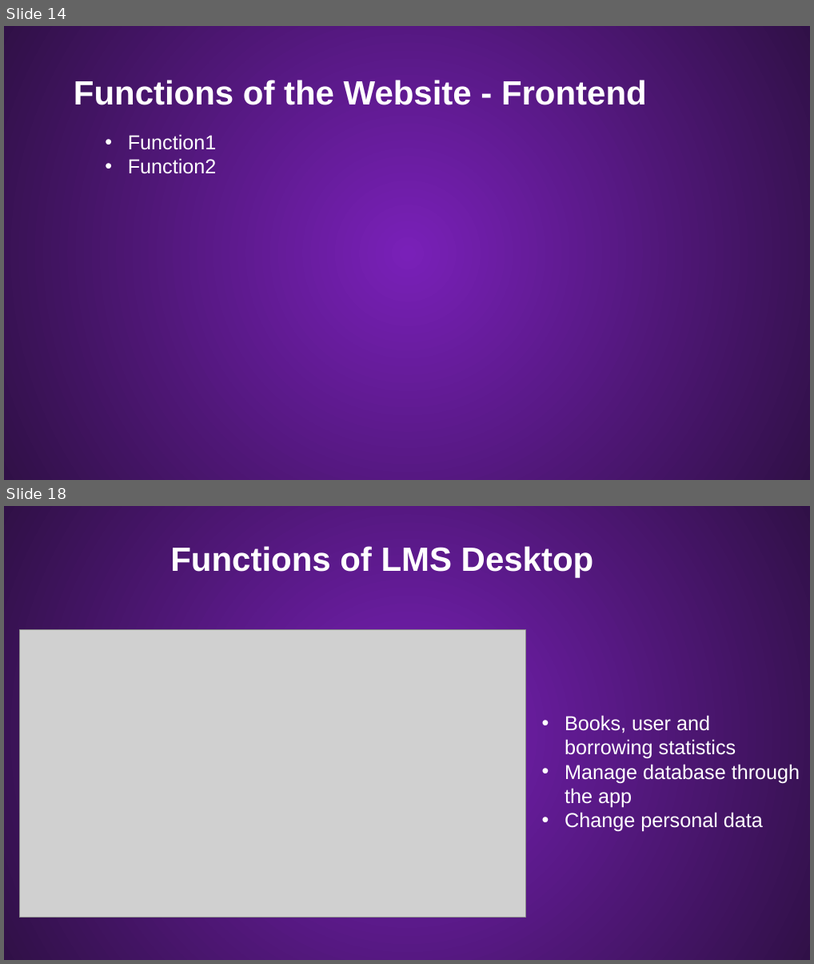
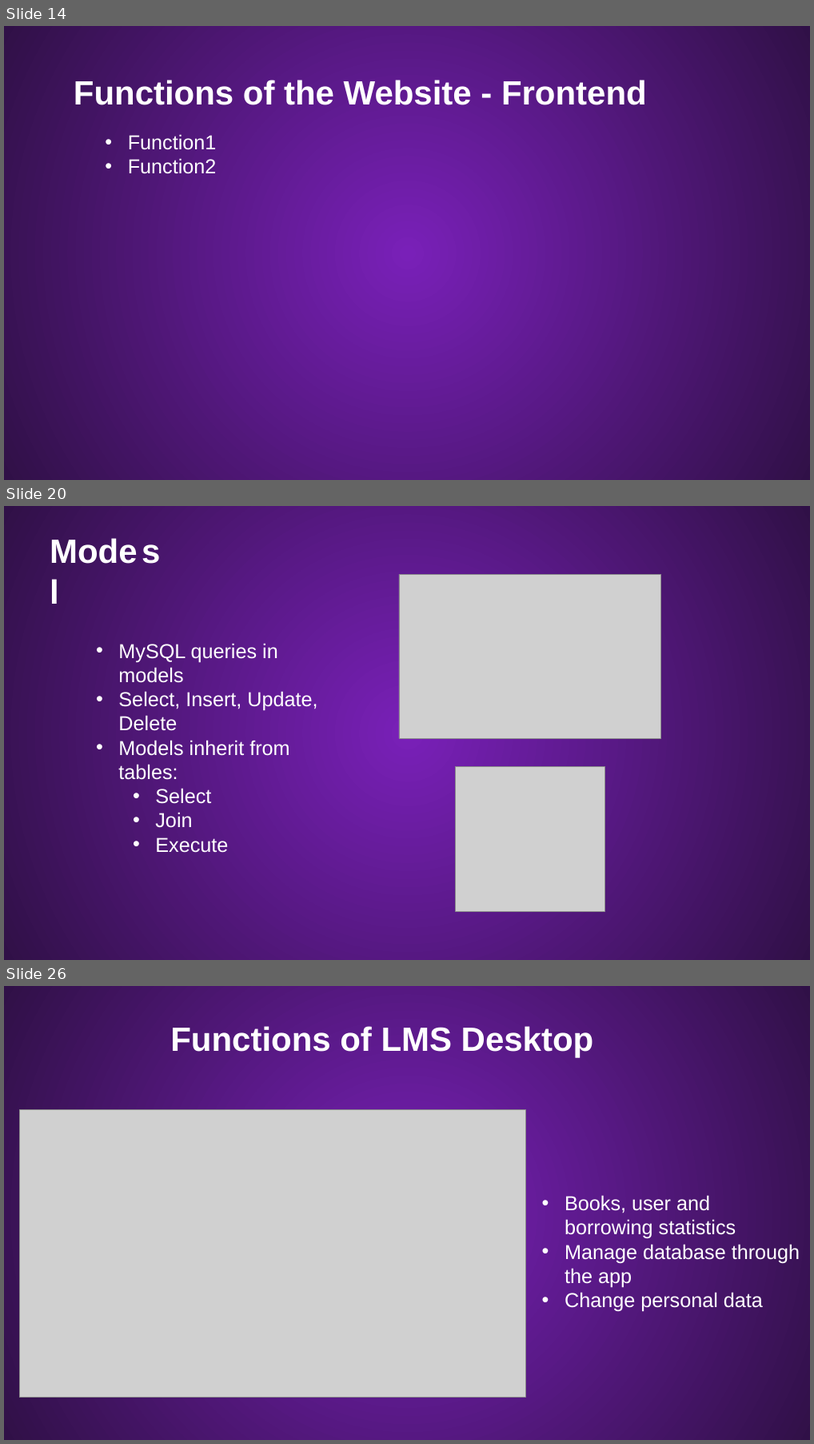
Before and after one commit to Palacsinta002/LMS, a slide deck: Presentation/LMS Presentation.pptx. Shown one above the other, each under a label of ours: slides 14 and 18 before the commit, slides 14, 20 and 26 after it; the slides between them are not shown. The pictures are 814x964 and 814x1444 pixels, drawn with LibreOffice and Linux fonts; fonts in the diff are those of the drawing; grey boxes stand for pictures; background and template pictures are left out. Boxes give left, top, right and bottom in pixels: in the first picture for what was removed or moved away, otherwise in the second. Text is boxed around its words. In the diff, an @@ line names an element or a change of style, - is before the commit and + after.

```diff
--- a/Presentation/LMS Presentation.pptx
+++ b/Presentation/LMS Presentation.pptx
@@ slide 20 added at (x1=4, y1=506, x2=810, y2=960), background #54167F; not listed: 1 template element that a slide beside it also shows @@
@@ text added at (x1=44, y1=524, x2=147, y2=574), 40 pt, text #FFFFFF, bold @@
+Model
@@ text added at (x1=142, y1=544, x2=160, y2=564), 40 pt, text #FFFFFF, bold @@
+s
@@ picture added at (x1=399, y1=574, x2=661, y2=738) @@
@@ text added at (x1=118, y1=643, x2=318, y2=852), 24 pt, text #FFFFFF @@
+• MySQL queries in models
+• Select, Insert, Update, Delete
+• Models inherit from tables:
+  • Select
+  • Join
+  • Execute
@@ picture added at (x1=455, y1=766, x2=605, y2=911) @@
@@ what was slide 18 is now slide 26 @@
```
Also in this commit, not shown: 7 slides changed, 8 other slides added, 1 slide removed.
